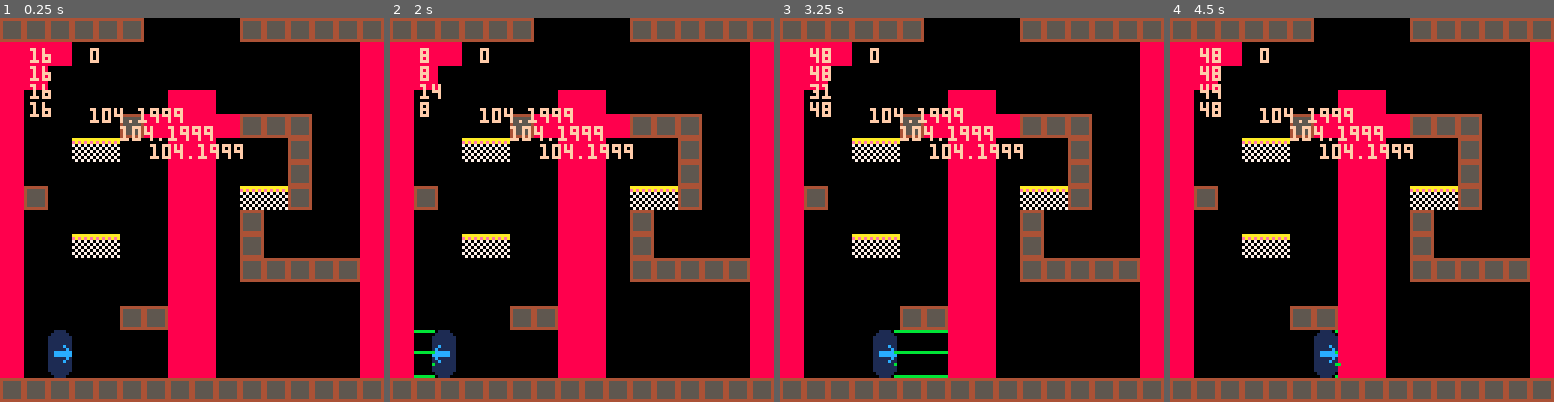
Above: before the commit, frames 1-4 (left to right).
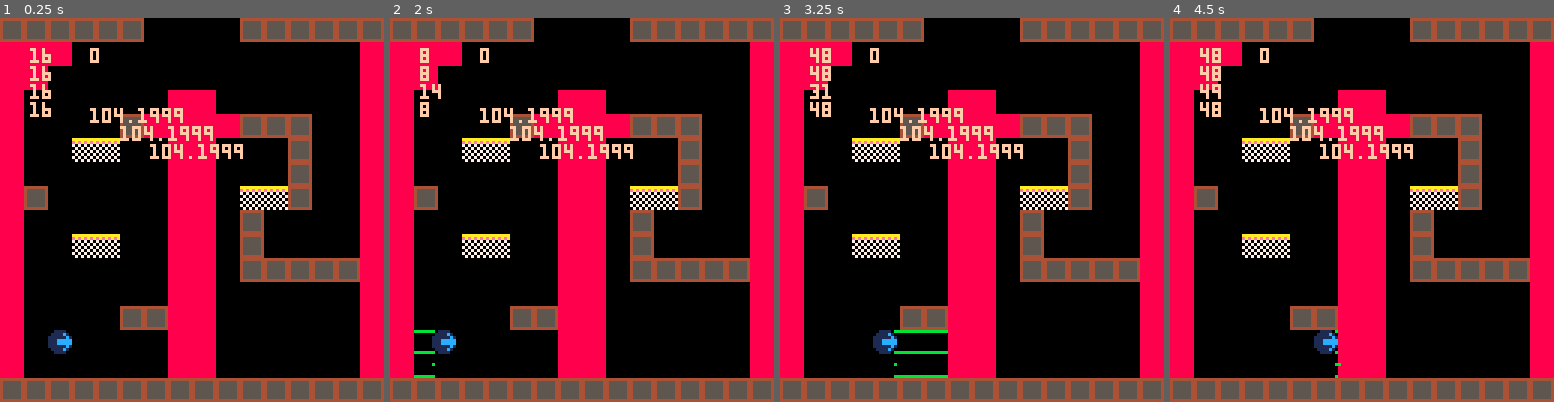
Above: after the commit, the same moments.

Repository: HankDeTank05/jump-n-slash
Game: PICO-8 cartridge jumpnslash-pico8/jumpnslash.p8
Same seed, same stepped clock (60 frames per second), same inputs: the game is played once before the commit and once after it.
Inputs:
- Up to frame 1 (0.25 s): no input
- Up to frame 2 (2 s): hold Left from 1.97 s (still down)
- Up to frame 3 (3.25 s): release Left at 2.37 s; hold Right from 2.87 s (still down)
- Up to frame 4 (4.5 s): release Right at 3.53 s; hold Up 3.58-4.08 s; hold Right from 4.13 s (still down)

The runs differ from the first frame. In frame 1, 0.5% of the frame differs, in the area x 12-19%, y 82-94%; in frame 2, 0.5%; in frame 3, 0.5%; in frame 4, 0.5%.

Commit message:
changed player sprite to 1x1, removed 1x2 enemy sprite

Diff:
--- a/jumpnslash-pico8/jumpnslash.p8
+++ b/jumpnslash-pico8/jumpnslash.p8
@@ -59,6 +59,7 @@
 --tab 2: player
 
 p1 = {
+	sprite = 1, -- the sprite to draw
 	x = 16, y = 100,
 	dx = 0, -- delta x, since there's no horizontal acceleration
 	y_vel = 0, -- y-velocity, since there is vertical acceleration
@@ -278,11 +279,7 @@
 end
 
 function p1_draw(debug)
-	sspr(8, 0, -- x,y of top left pixel on spritesheet
-	     8, 16, -- w,h in pixels on spritesheet
-	     p1.x, p1.y, -- x,y position to draw on screen
-	     8, 16, -- w,h to draw on screen
-	     p1.facing == -1, false) -- bool flags to mirror in x,y directions when drawn
+	spr(p1.sprite, p1.x, p1.y)
 
 	if debug then
 
@@ -375,22 +372,22 @@
 	end
 end
 __gfx__
-0000000000111100bbb0000000999900009999000000000000000000000000004444444488888888aaaaaaaa0000000000000000000000000000000000000000
-0000000001111110000bb00009999990099998900000000000000000000000004555555488888888eaeaeaea0000000000000000000000000000000000000000
-00700700111111110bb00b0099999999999999890000000000000000000000004555555488888888707070700000000000000000000000000000000000000000
-0007700011111111000bb0b099999999999888880000000000000000000000004555555488888888070707070000000000000000000000000000000000000000
-000770001111111100b0b0b099999999999888880000000000000000000000004555555488888888707070700000000000000000000000000000000000000000
-0070070011111c11000b0b0b99999899999999890000000000000000000000004555555488888888070707070000000000000000000000000000000000000000
-00000000111111c1000b0b0b99999989099998900000000000000000000000004555555488888888707070700000000000000000000000000000000000000000
-0000000011cccccc000b0b0b99888888009999000000000000000000000000004444444488888888070707070000000000000000000000000000000000000000
-0000000011cccccc000b0b0b99888888000000000000000000000000000000000000000000000000000000000000000000000000000000000000000000000000
-00000000111111c1000b0b0b99999989000000000000000000000000000000000000000000000000000000000000000000000000000000000000000000000000
-0000000011111c11000b0b0b99999899000000000000000000000000000000000000000000000000000000000000000000000000000000000000000000000000
-000000001111111100b0b0b099999999000000000000000000000000000000000000000000000000000000000000000000000000000000000000000000000000
-0000000011111111000bb0b099999999000000000000000000000000000000000000000000000000000000000000000000000000000000000000000000000000
-00000000111111110bb00b0099999999000000000000000000000000000000000000000000000000000000000000000000000000000000000000000000000000
-0000000001111110000bb00009999990000000000000000000000000000000000000000000000000000000000000000000000000000000000000000000000000
-0000000000111100bbb0000000999900000000000000000000000000000000000000000000000000000000000000000000000000000000000000000000000000
+0000000000111100bbbb000000999900000000000000000000000000000000004444444488888888aaaaaaaa0000000000000000000000000000000000000000
+0000000001111c100000bbb009999890000000000000000000000000000000004555555488888888eaeaeaea0000000000000000000000000000000000000000
+00700700111111c1bbbb000b99999989000000000000000000000000000000004555555488888888707070700000000000000000000000000000000000000000
+00077000111ccccc0000bb0b99988888000000000000000000000000000000004555555488888888070707070000000000000000000000000000000000000000
+00077000111ccccc0000bb0b99988888000000000000000000000000000000004555555488888888707070700000000000000000000000000000000000000000
+00700700111111c1bbbb000b99999989000000000000000000000000000000004555555488888888070707070000000000000000000000000000000000000000
+0000000001111c100000bbb009999890000000000000000000000000000000004555555488888888707070700000000000000000000000000000000000000000
+0000000000111100bbbb000000999900000000000000000000000000000000004444444488888888070707070000000000000000000000000000000000000000
+00000000000000000000000000000000000000000000000000000000000000000000000000000000000000000000000000000000000000000000000000000000
+00000000000000000000000000000000000000000000000000000000000000000000000000000000000000000000000000000000000000000000000000000000
+00000000000000000000000000000000000000000000000000000000000000000000000000000000000000000000000000000000000000000000000000000000
+00000000000000000000000000000000000000000000000000000000000000000000000000000000000000000000000000000000000000000000000000000000
+00000000000000000000000000000000000000000000000000000000000000000000000000000000000000000000000000000000000000000000000000000000
+00000000000000000000000000000000000000000000000000000000000000000000000000000000000000000000000000000000000000000000000000000000
+00000000000000000000000000000000000000000000000000000000000000000000000000000000000000000000000000000000000000000000000000000000
+00000000000000000000000000000000000000000000000000000000000000000000000000000000000000000000000000000000000000000000000000000000
 00000000000000000000000000000000000000000000000000000000000000000000000000000000000000000000000000000000000000000000000000000000
 00000000000000000000000000000000000000000000000000000000000000000000000000000000000000000000000000000000000000000000000000000000
 00000000000000000000000000000000000000000000000000000000000000000000000000000000000000000000000000000000000000000000000000000000
